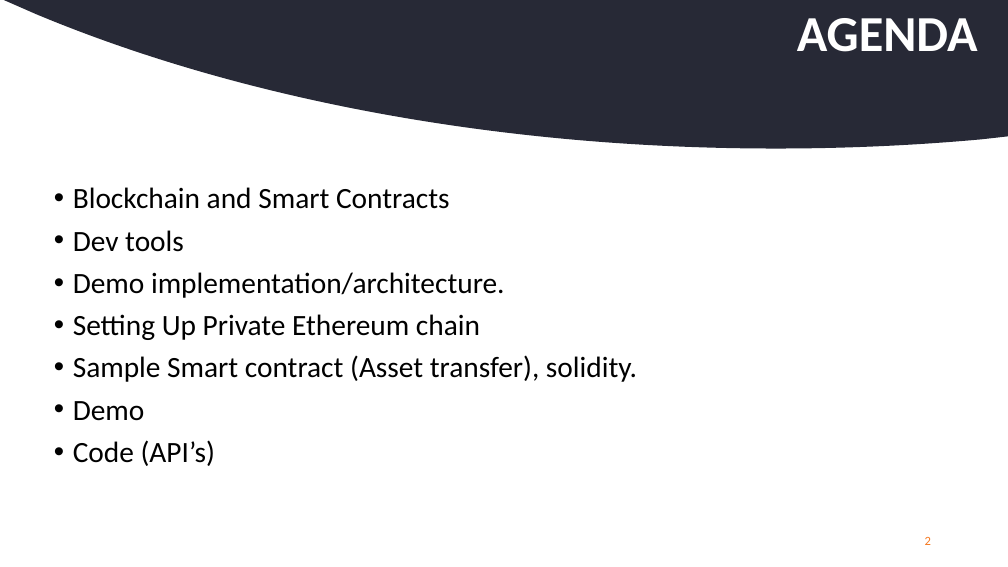
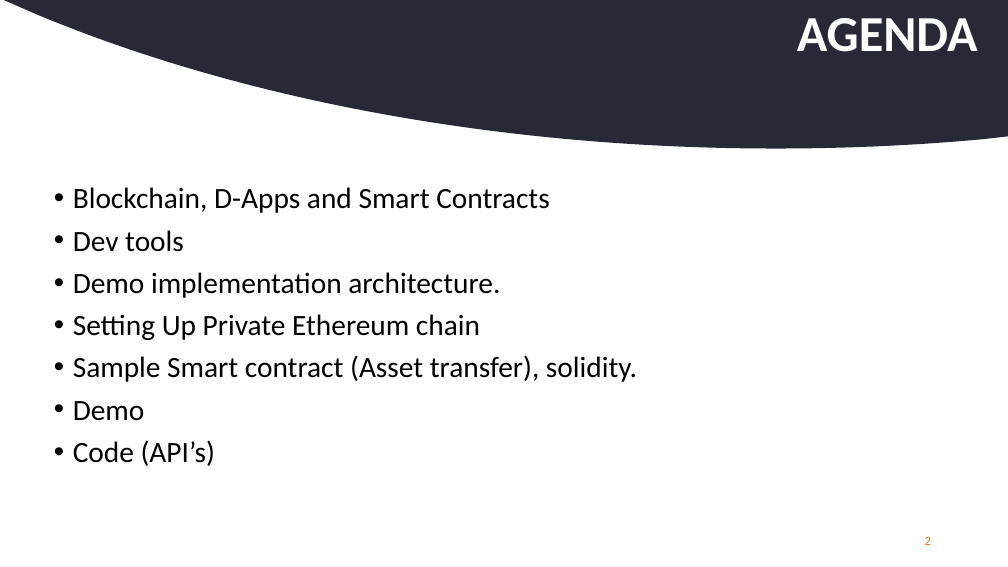
Before and after one commit to aamolgote/codecampnyc2018, a slide deck: slide 2 of PPTX/BAAS.pptx. Drawn at 1008x567 pixels with LibreOffice and Linux fonts; fonts in the diff are those of the drawing; background and template pictures are left out. Boxes give left, top, right and bottom in pixels: in the first picture for what was removed or moved away, otherwise in the second. Text is boxed around its words. In the diff, an @@ line names an element or a change of style, - is before the commit and + after.

```diff
--- a/PPTX/BAAS.pptx
+++ b/PPTX/BAAS.pptx
@@ text at <box>73,187,550,213</box>: text changed @@
-• Blockchain and Smart Contracts
+• Blockchain, D-Apps and Smart Contracts
@@ text at <box>73,272,500,298</box>: text changed @@
-• Demo implementation/architecture.
+• Demo implementation architecture.
```
Also in this commit, not shown: 3 other slides changed, 4 slides added, 1 slide removed.
